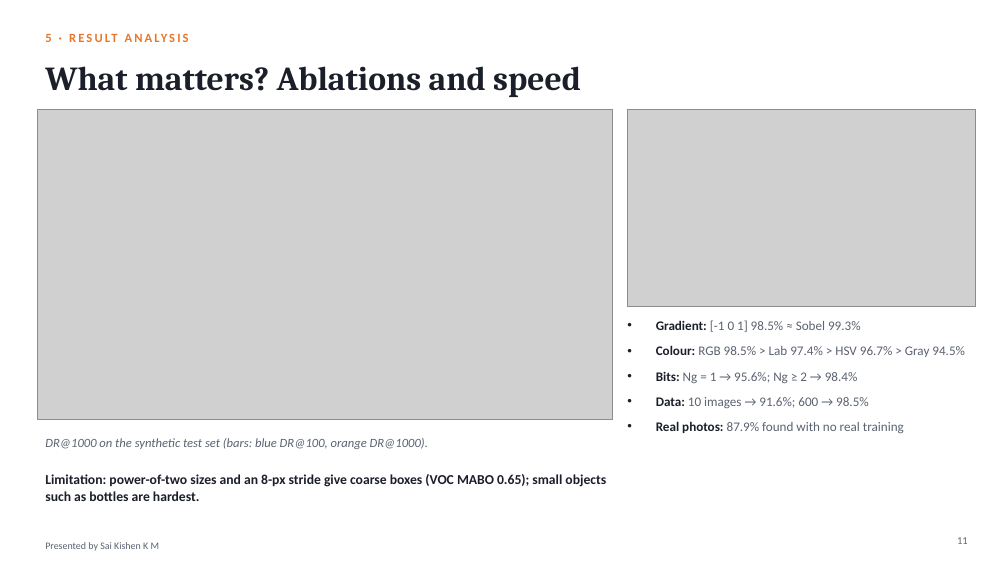
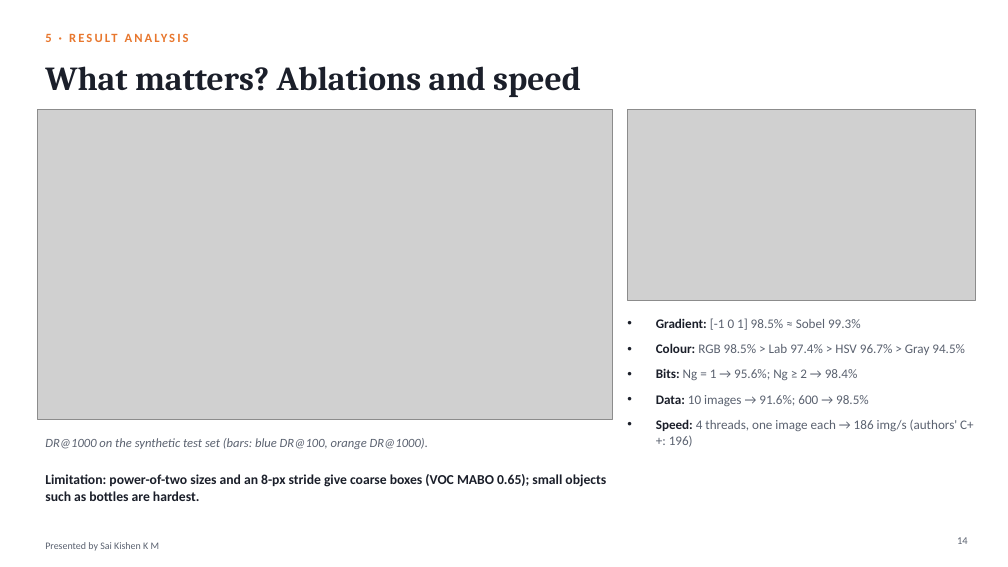
Before and after one commit to hari18305/cvprojectg10, a slide deck: slide 14 of presentation/BING_Objectness_Group10.pptx (slide 11 before the commit). Drawn at 1008x567 pixels with LibreOffice and Linux fonts; fonts in the diff are those of the drawing; grey boxes stand for pictures. Boxes give left, top, right and bottom in pixels: in the first picture for what was removed or moved away, otherwise in the second. Text is boxed around its words. In the diff, an @@ line names an element or a change of style, - is before the commit and + after.

```diff
--- a/presentation/BING_Objectness_Group10.pptx
+++ b/presentation/BING_Objectness_Group10.pptx
@@ picture: place and size @@
-picture at <box>628,110,975,306</box>
+picture at <box>628,110,975,300</box>
@@ text at <box>656,419,974,447</box>: text changed @@
-• Real photos: 87.9% found with no real training
+• Speed: 4 threads, one image each → 186 img/s (authors' C++: 196)
@@ text at <box>957,537,968,544</box>: text changed @@
-11
+14
```
Also in this commit, not shown: 8 other slides changed, 3 slides added, 26 other files.
